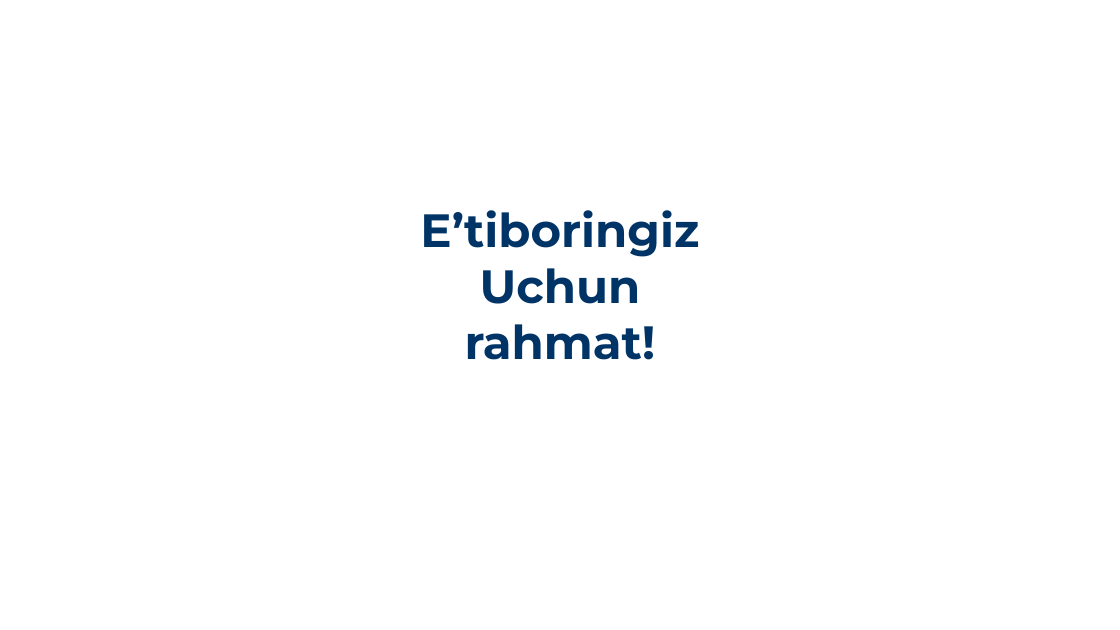
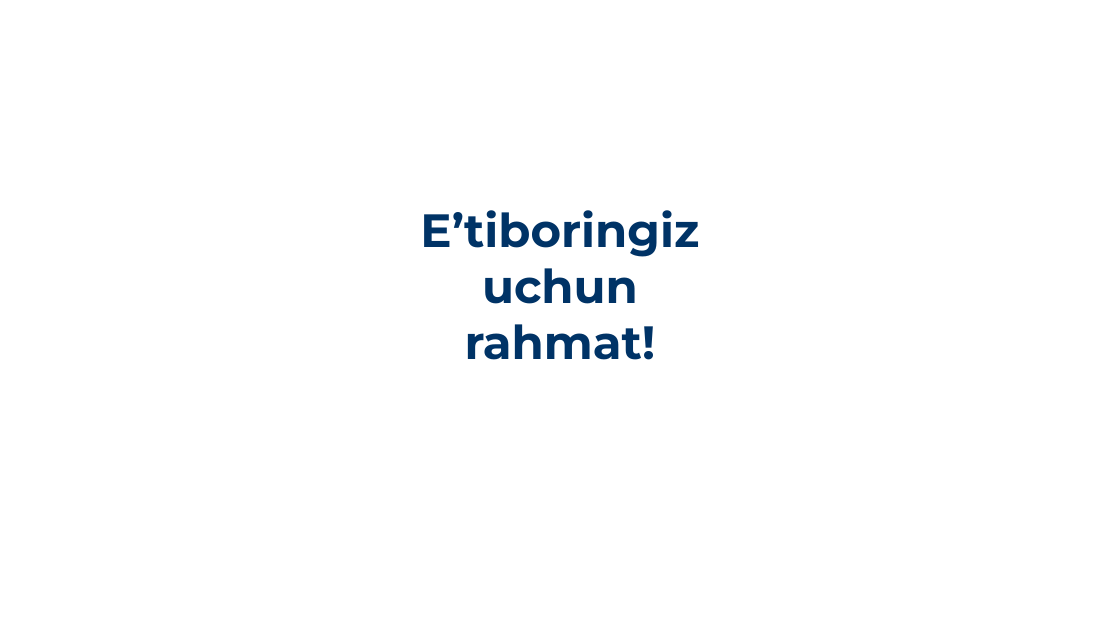
Before and after one commit to qarshiyevnodir-stack/student_helper_bot, a slide deck: slide 8 of templates/shablonlar/oddiy1.pptx. Drawn at 1120x630 pixels with LibreOffice and Linux fonts; fonts in the diff are those of the drawing; background and template pictures are left out. Boxes give left, top, right and bottom in pixels: in the first picture for what was removed or moved away, otherwise in the second. Text is boxed around its words. In the diff, an @@ line names an element or a change of style, - is before the commit and + after.

```diff
--- a/templates/shablonlar/oddiy1.pptx
+++ b/templates/shablonlar/oddiy1.pptx
@@ text at (482,268,638,304): text changed @@
-Uchun
+uchun
```
Also in this commit, not shown: 2 other slides changed, 1 slide added, 1 slide removed, 1 other file.
